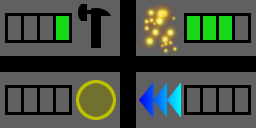
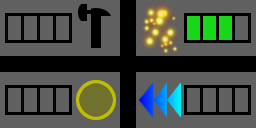
The second 256 x 128 image is a revision of the first. Changes to its layers:
painted on "Lifespan" over (x1=56, y1=16, x2=69, y2=40)
